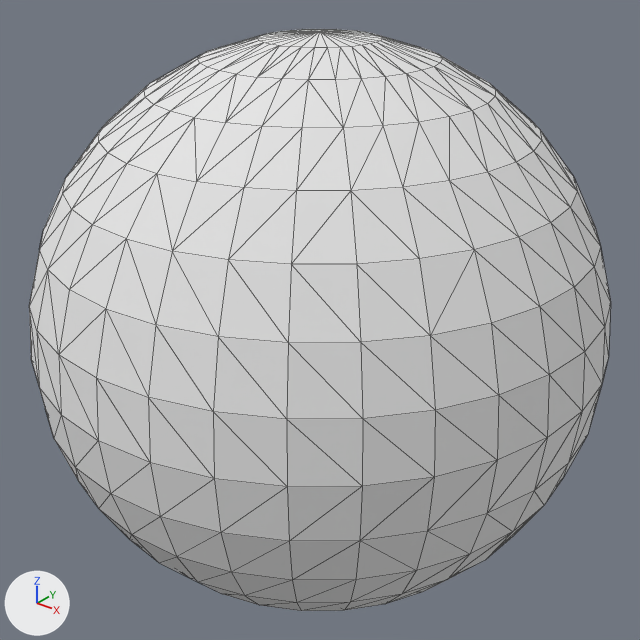
An edit to the OBJ model Resources/skydome/skydome.obj, drawn before and after from the same camera.
The view is the same before and after, from a camera (50 mm lens) standing at (90.2, -112.8, 69.9) and looking at (0.0, 0.0, 0.0). Arrows for +X, +Y and +Z are at lower left; the lights stay in place. Mesh edges are drawn as thin lines. Where no turn or scale is listed for an object, it has been applied to the vertices.

The first picture shows 'skydome'.
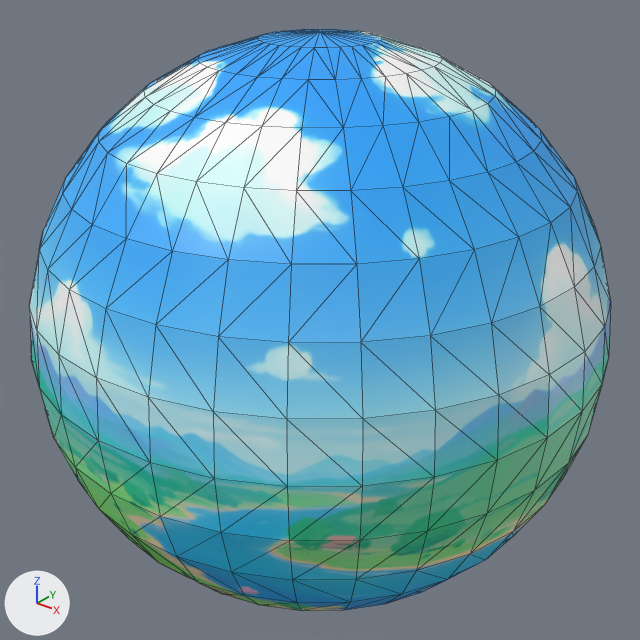
The newer file is also rescaled (x0.02) as a whole; pictures and numbers use the older file's frame.

Pixel boxes [x1, y1, x2, y2] of what changed, in the pictures (640 x 640 px; the box of a moved part takes in the faces that stretch with it):
```json
{"object": "skydome", "change": "surface changed", "before": [29, 29, 611, 611], "after": [29, 29, 611, 611], "on screen": "white to blue"}
{"part": 1, "of": "me_skydome", "change": "moved or reshaped", "before": [29, 35, 601, 603], "after": [29, 35, 601, 603]}
{"part": 2, "of": "me_skydome", "change": "surface changed", "before": [29, 29, 611, 611], "after": [29, 29, 611, 611], "on screen": "grey to blue"}
```

Edits to the scene script, one JSON object a line:
```json
{"op": "add", "block": "img_skydome_jpg", "code": ["img_skydome_jpg = load_image('skydome.jpg', 'skydome.jpg', 6144, 3072, 'sRGB')"]}
{"op": "remove", "block": "mat_マテリアル", "code": "mat_マテリアル.base_color = (0.8, 0.8, 0.8)  # white #e7e7e7"}
{"op": "set", "path": "mat_マテリアル.roughness", "old": "1.0", "new": "0.5"}
{"op": "add", "block": "mat_マテリアル", "code": "mat_マテリアル.texture = img_skydome_jpg"}
{"block": "me_skydome", "where": "me_skydome.from_pydata(...)  # 482 vertices, 960 faces; spans x -50.0..50.0, y -50.0..50.0, z -50.0..50.0"}
{"block": "me_skydome", "where": "# used by ob_skydome; location = (0.0, 0.0, 0.0)"}
{"block": "me_skydome", "change": "me_skydome part 1"}
{"block": "me_skydome", "change": "298 faces are deleted"}
{"block": "me_skydome", "change": "298 new faces join them"}
{"block": "me_skydome", "change": "me_skydome part 2: 671 kept faces spanning x -50.0..50.0, y -50.0..50.0, z -50.0..50.0 get new texture (UV) coordinates"}
```
